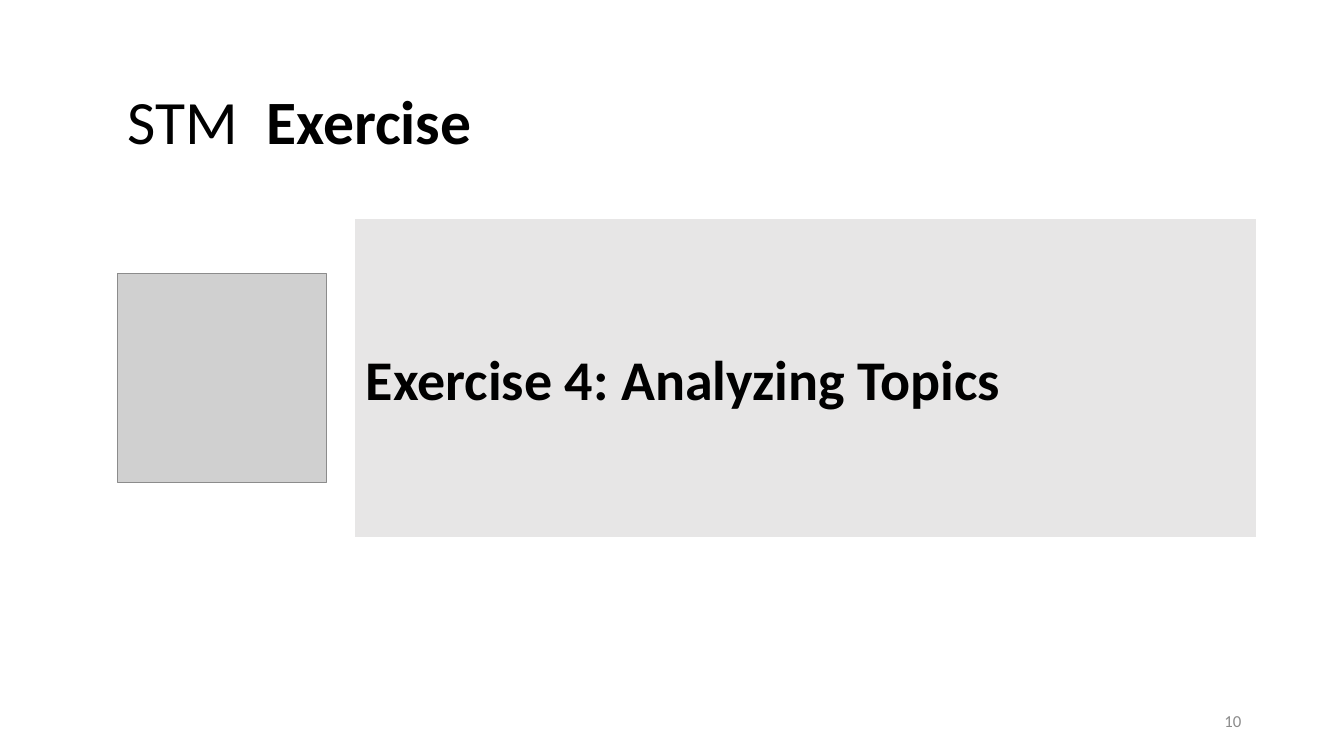
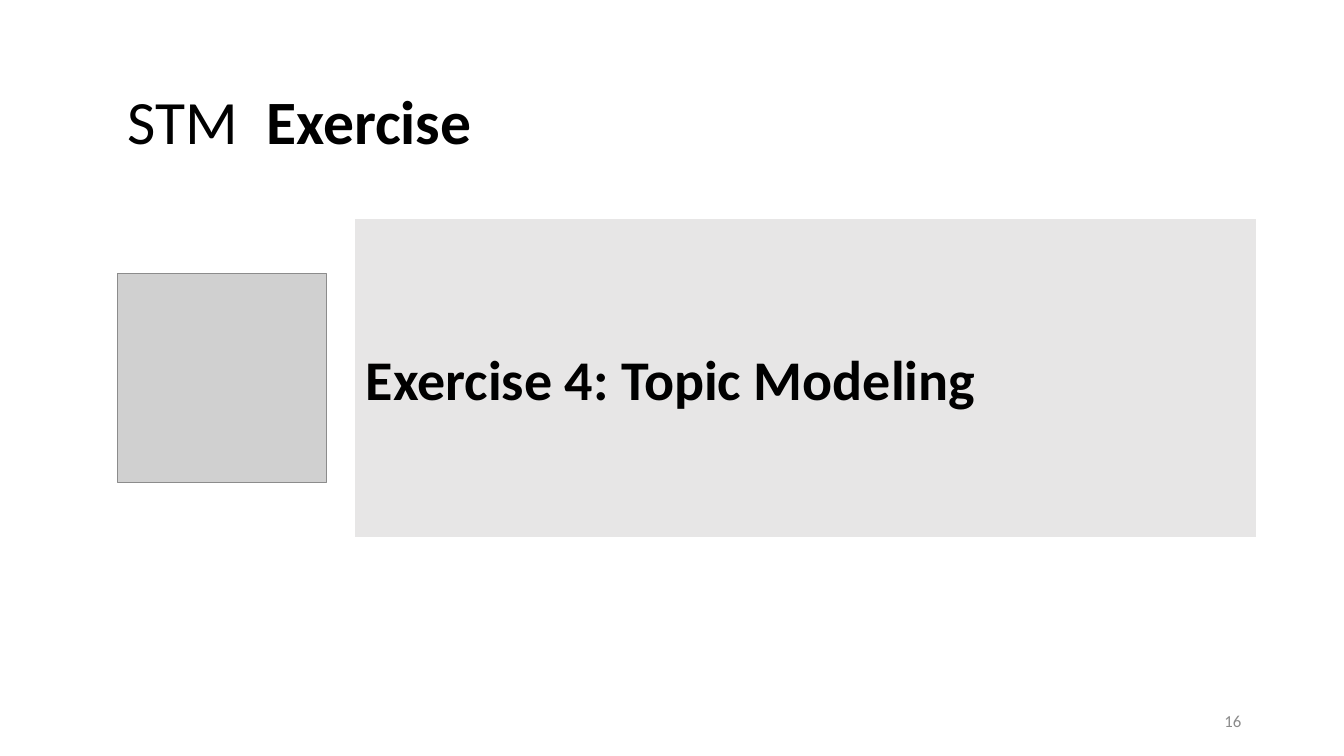
Before and after one commit to lisa-wm/consulting, a slide deck: slide 16 of 5_seminar/Contents_Part_02/slides/slides_II_2.pptx (slide 10 before the commit). Drawn at 1344x756 pixels with LibreOffice and Linux fonts; fonts in the diff are those of the drawing; grey boxes stand for pictures. Boxes give left, top, right and bottom in pixels: in the first picture for what was removed or moved away, otherwise in the second. Text is boxed around its words. In the diff, an @@ line names an element or a change of style, - is before the commit and + after.

Commit message:
finished draft for tm slides

```diff
--- a/5_seminar/Contents_Part_02/slides/slides_II_2.pptx
+++ b/5_seminar/Contents_Part_02/slides/slides_II_2.pptx
@@ text in rectangle at (366, 360, 975, 410): text changed @@
-Exercise 4: Analyzing Topics
+Exercise 4: Topic Modeling
@@ page number at (1224, 716, 1241, 727): text changed @@
-10
+16
```
Also in this commit, not shown: 2 other slides changed, 7 slides added, 1 slide removed, 5 other files.
